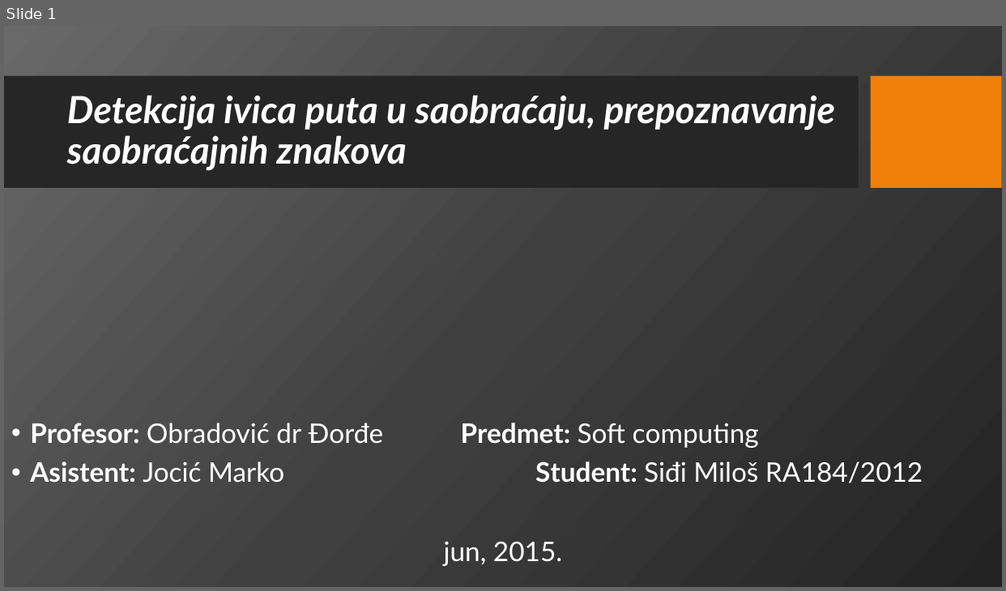
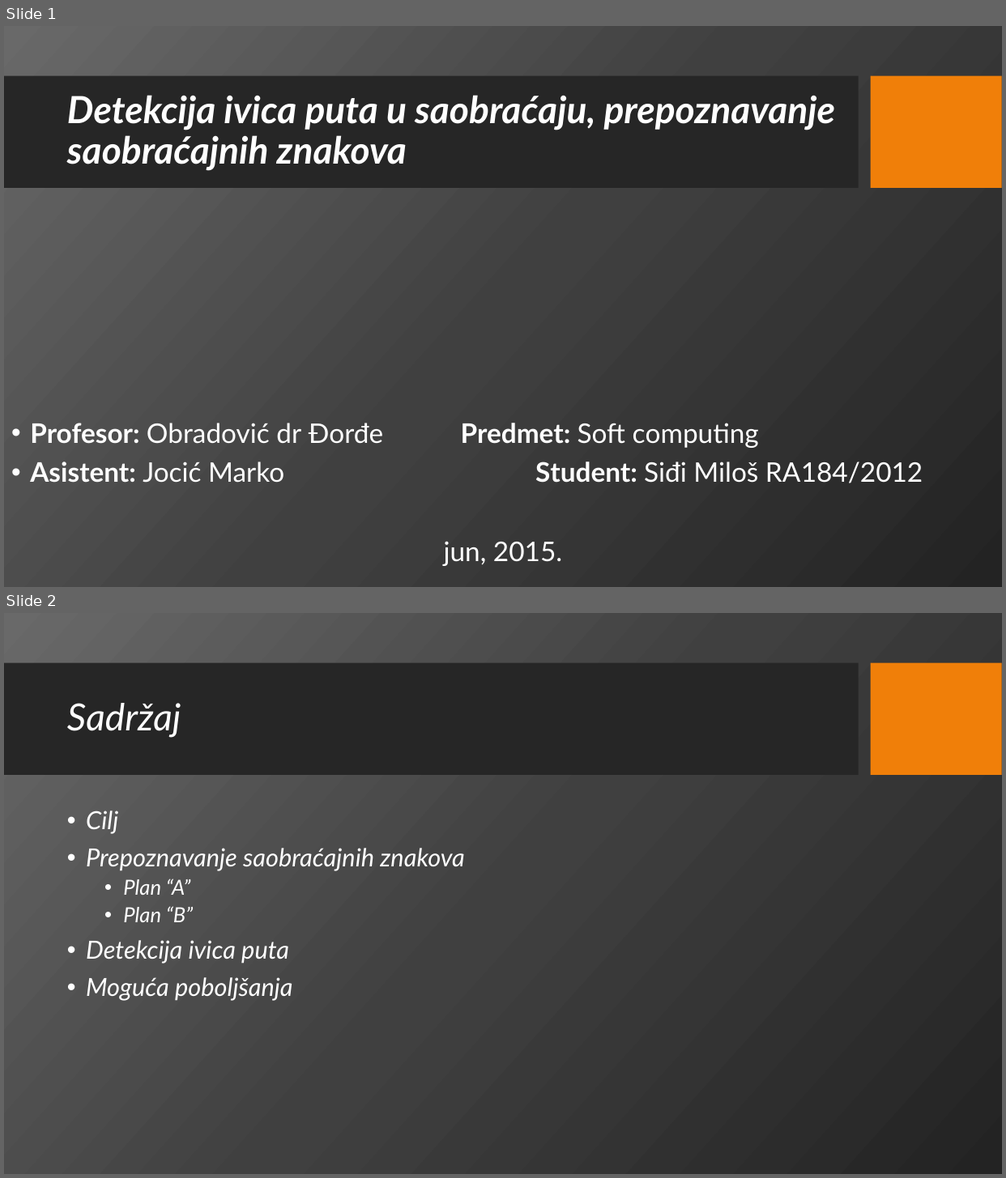
Before and after one commit to msidji/MilosSidji_SoftComputing, a slide deck: Python/Sidji-Prezentacija2.pptx. Shown one above the other, each under a label of ours: slide 1 before the commit, slides 1 and 2 after it. The pictures are 1006x591 and 1006x1178 pixels, drawn with LibreOffice and Linux fonts; fonts in the diff are those of the drawing; background and template pictures are left out. Boxes give left, top, right and bottom in pixels: in the first picture for what was removed or moved away, otherwise in the second. Text is boxed around its words. In the diff, an @@ line names an element or a change of style, - is before the commit and + after.

```diff
--- a/Python/Sidji-Prezentacija2.pptx
+++ b/Python/Sidji-Prezentacija2.pptx
@@ slide 2 added at bbox=[4, 613, 1002, 1174], background picture (left out); not listed: 2 template elements that a slide beside it also shows @@
@@ title added at bbox=[67, 703, 181, 738], 36 pt, text #FFFFFF, italic @@
+Sadržaj
@@ text added at bbox=[86, 811, 464, 1001], 24 pt, text #FFFFFF, italic @@
+• Cilj
+• Prepoznavanje saobraćajnih znakova
+  • Plan “A”
+  • Plan “B”
+• Detekcija ivica puta
+• Moguća poboljšanja
```
Also in this commit, not shown: 16 other slides added, 8 slides removed, 8 other files.
